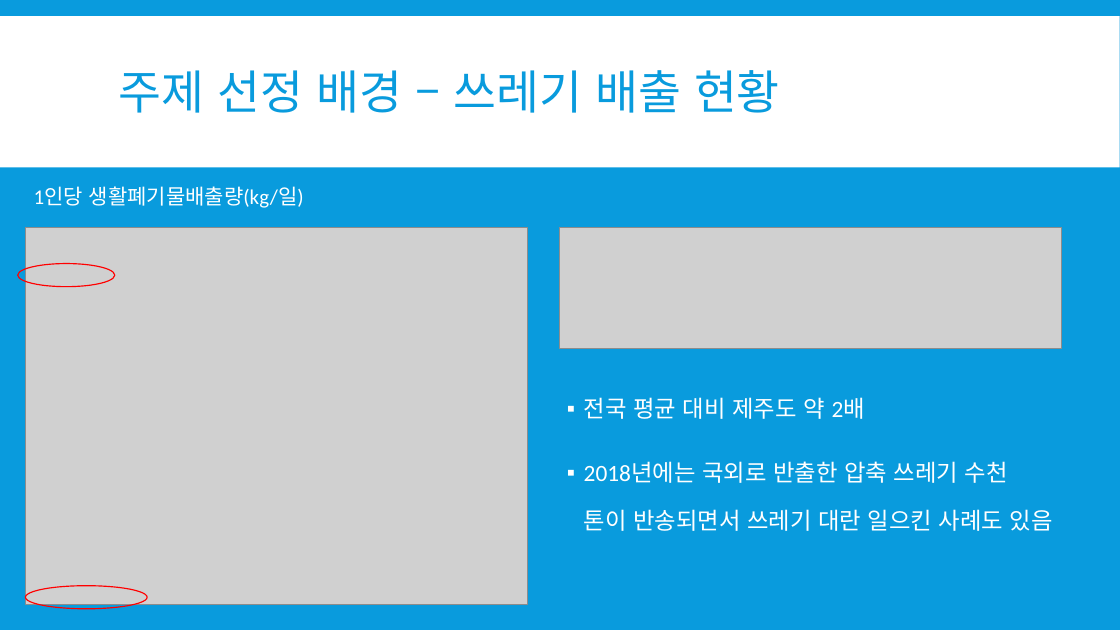
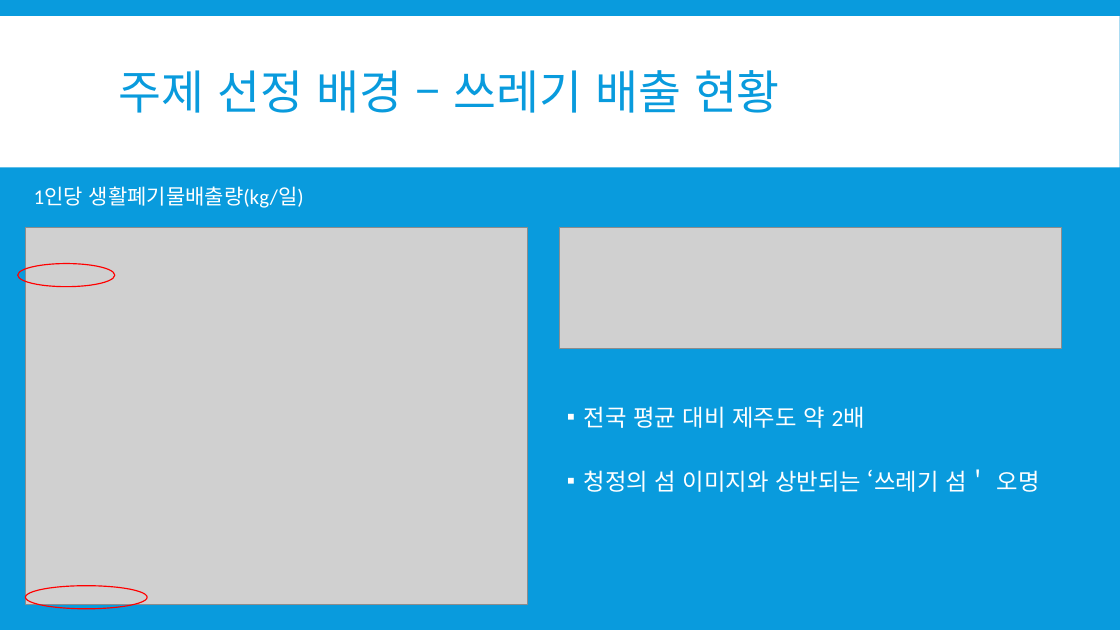
Before and after one commit to so-jeong0127/Python-Project, a slide deck: slide 4 of 3조- 계획서.pptx (slide 5 before the commit). Drawn at 1120x630 pixels with LibreOffice and Linux fonts; fonts in the diff are those of the drawing; grey boxes stand for pictures. Boxes give left, top, right and bottom in pixels: in the first picture for what was removed or moved away, otherwise in the second. Text is boxed around its words. In the diff, an @@ line names an element or a change of style, - is before the commit and + after.

```diff
--- a/3조- 계획서.pptx
+++ b/3조- 계획서.pptx
@@ text "전국 평균 대비 제주도 약 ...": place and size @@
-text "전국 평균 대비 제주도 약 ..." at box(584, 397, 1053, 531)
+text "전국 평균 대비 제주도 약 ..." at box(584, 406, 1040, 492)
@@ text at box(584, 469, 1040, 492): text changed @@
-▪ 2018년에는 국외로 반출한 압축 쓰레기 수천 톤이 반송되면서 쓰레기 대란 일으킨 사례도 있음
+▪ 청정의 섬 이미지와 상반되는 ‘쓰레기 섬＇ 오명
```
Also in this commit, not shown: 4 other slides changed, 1 slide added.
